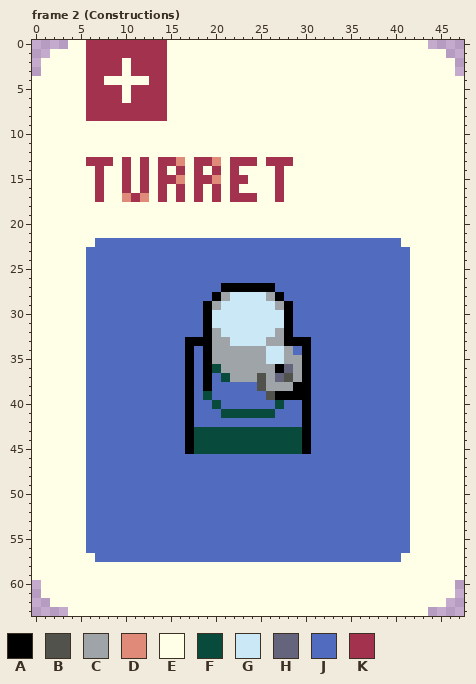
Pixel-art file: .project/art/cards.aseprite. Above: the version before the commit.
48x64 pixels, 8 frames. Shown: frame 2 (Constructions). The commit also changed other frames, which this record leaves out.
Palette (. is transparent): A #000000  B #52524c  C #9ea4a7  D #e08b79  E #fffee7  F #084a3c  G #cbe8f7  H #64647c  J #516cbf  K #a2324e
After the commit:
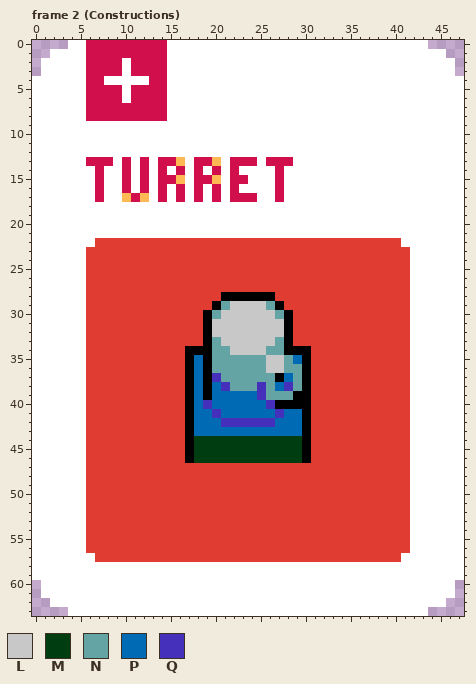
Colours new in this view: L #c8c8c8  M #003d10  N #64a4a4  P #006ab4  Q #4430ba
The edit:
@@ palette @@
-D #e08b79
+D #feb854
-E #fffee7
+E #ffffff
-J #516cbf
+J #e03c32
-K #a2324e
+K #d10f4c
--- frame 2 (Constructions), layer "Layer 3"
@@ x 15..32 @@
 26 JJJJJJJJJJJJJJJJJJ
-27 JJJJJJAAAAAAJJJJJJ
-28 JJJJJACGGGGCAJJJJJ
-29 JJJJACGGGGGGCAJJJJ
-30 JJJJAGGGGGGGGAJJJJ
-31 JJJJAGGGGGGGGAJJJJ
-32 JJJJACGGGGGGCAJJJJ
-33 JJAAACCGGGGCCAAAJJ
-34 JJAJACCCCCCGGCJAJJ
-35 JJAJACCCCCCGGCCAJJ
-36 JJAJAFCCCCCCAHCAJJ
-37 JJAJAJFCCCBCHBCAJJ
-38 JJAJAJJJJJBCCCAAJJ
-39 JJAJFJJJJJJBAAAAJJ
-40 JJAJJFJJJJJJFJJAJJ
-41 JJAJJJFFFFFFJJJAJJ
-42 JJAJJJJJJJJJJJJAJJ
-43 JJAFFFFFFFFFFFFAJJ
-44 JJAFFFFFFFFFFFFAJJ
-45 JJAFFFFFFFFFFFFAJJ
-46 JJJJJJJJJJJJJJJJJJ
+27 JJJJJJJJJJJJJJJJJJ
+28 JJJJJJAAAAAAJJJJJJ
+29 JJJJJANLLLLNAJJJJJ
+30 JJJJANLLLLLLNAJJJJ
+31 JJJJALLLLLLLLAJJJJ
+32 JJJJALLLLLLLLAJJJJ
+33 JJJJANLLLLLLNAJJJJ
+34 JJAAANNLLLLNNAAAJJ
+35 JJAPANNNNNNLLNPAJJ
+36 JJAPANNNNNNLLNNAJJ
+37 JJAPAQNNNNNNAPNAJJ
+38 JJAPAPQNNNQNPQNAJJ
+39 JJAPAPPPPPQNNNAAJJ
+40 JJAPQPPPPPPQAAAAJJ
+41 JJAPPQPPPPPPQPPAJJ
+42 JJAPPPQQQQQQPPPAJJ
+43 JJAPPPPPPPPPPPPAJJ
+44 JJAMMMMMMMMMMMMAJJ
+45 JJAMMMMMMMMMMMMAJJ
+46 JJAMMMMMMMMMMMMAJJ
 47 JJJJJJJJJJJJJJJJJJ
Boxes around the changes in both pictures, in picture pixels (x1, y1, x2, y2):
changed: (32, 40, 464, 616)
